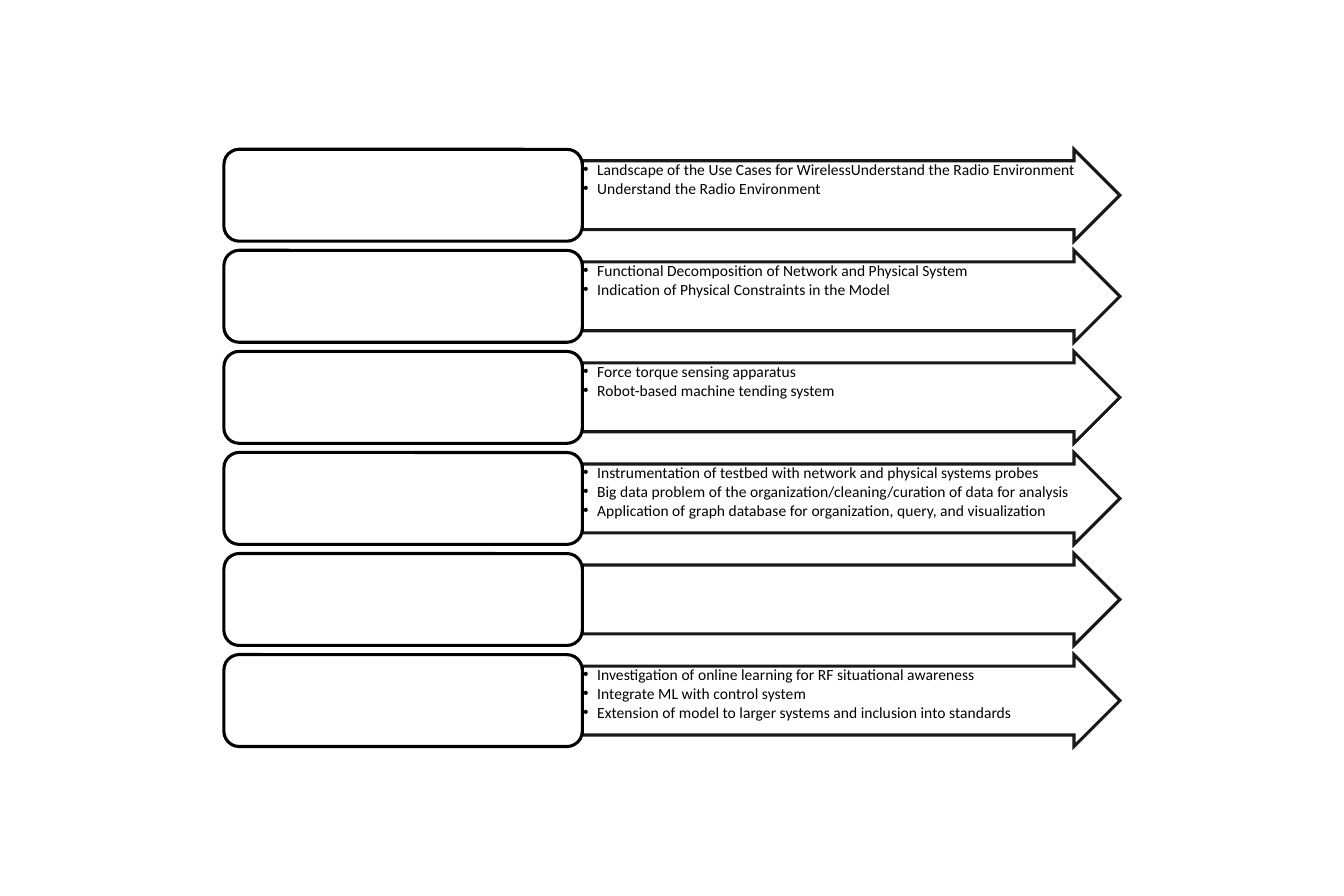
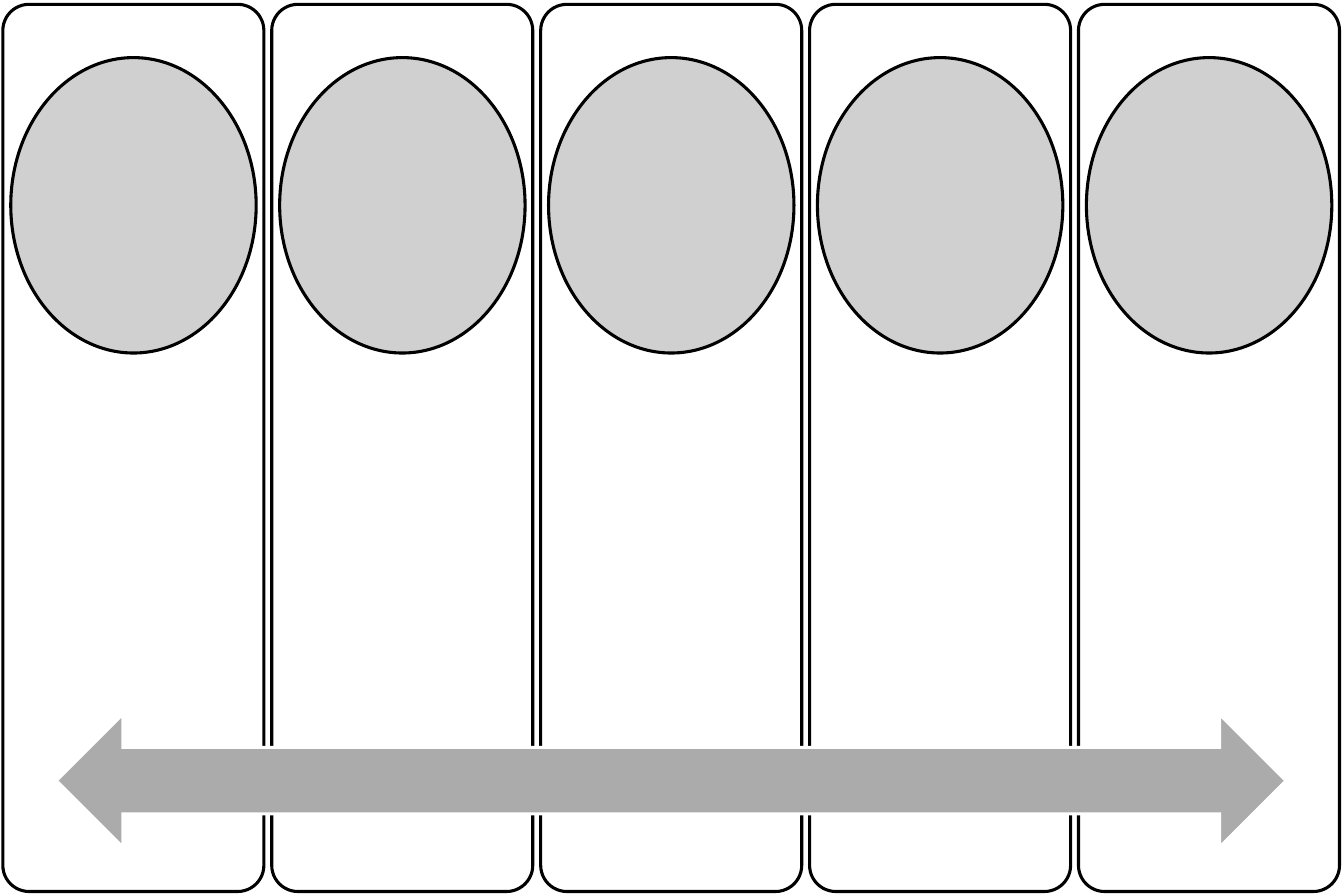
Before and after one commit to rcandell/phd-thesis, a slide deck: slide 2 of chapter-intro/diagrams/diagrams.pptx. Drawn at 1344x896 pixels with LibreOffice and Linux fonts; fonts in the diff are those of the drawing; grey boxes stand for pictures. Boxes give left, top, right and bottom in pixels: in the first picture for what was removed or moved away, otherwise in the second. Text is boxed around its words. In the diff, an @@ line names an element or a change of style, - is before the commit and + after.

```diff
--- a/chapter-intro/diagrams/diagrams.pptx
+++ b/chapter-intro/diagrams/diagrams.pptx
@@ rounded rectangle: place and size @@
-rounded rectangle at <box>224,352,582,444</box>
+rounded rectangle at <box>271,4,533,892</box>
@@ rounded rectangle at <box>271,4,533,892</box>: proportions changed @@
@@ group removed at <box>224,150,1120,746</box>: 6 right arrows, 5 texts, 5 rounded rectangles @@
-  • Landscape of the Use Cases for WirelessUnderstand the Radio Environment
-  • Understand the Radio Environment
-  • Functional Decomposition of Network and Physical System
-  • Indication of Physical Constraints in the Model
-  • Force torque sensing apparatus
-  • Robot-based machine tending system
-  • Instrumentation of testbed with network and physical systems probes
-  • Big data problem of the organization/cleaning/curation of data for analysis
-  • Application of graph database for organization, query, and visualization
-  • Investigation of online learning for RF situational awareness
-  • Integrate ML with control system
-  • Extension of model to larger systems and inclusion into standards
@@ group added at <box>2,4,1340,892</box>: 5 pictures, 4 rounded rectangles, 1 left right arrow @@
```
Also in this commit, not shown: 1 other slide changed, 11 other files.
